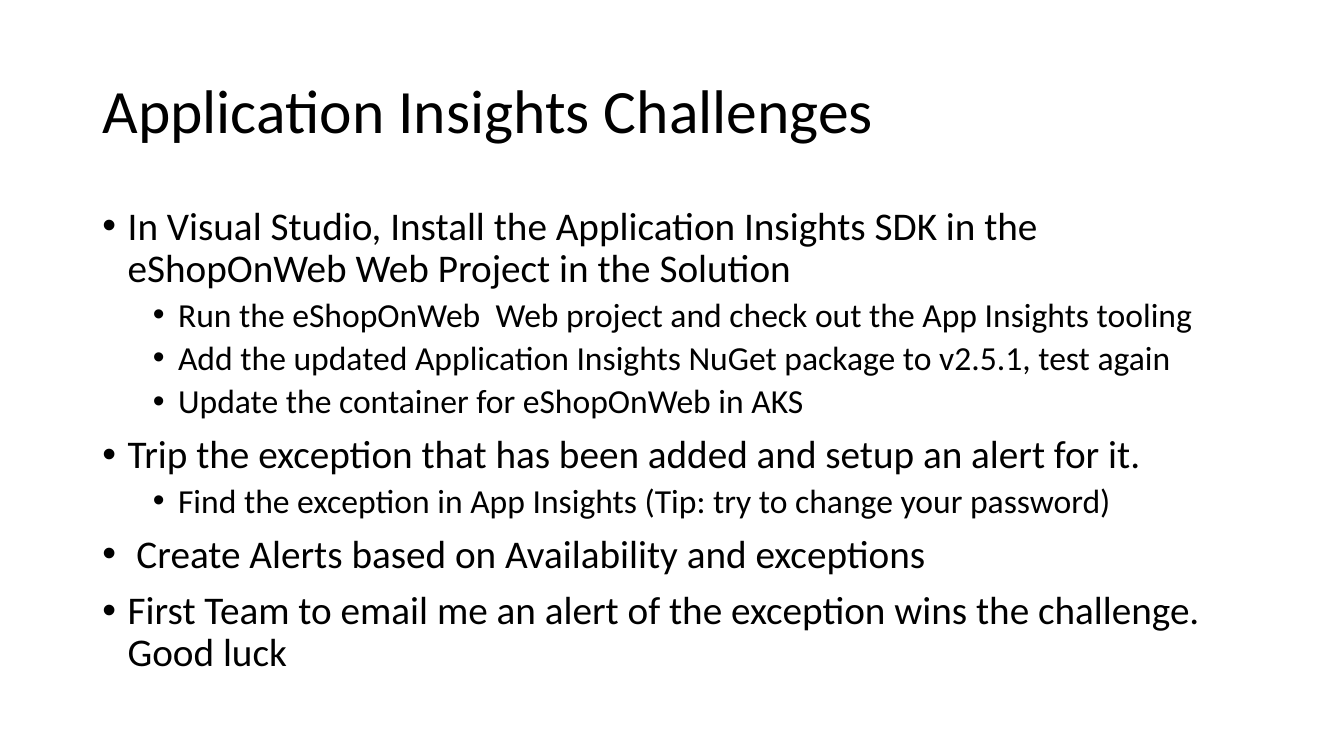
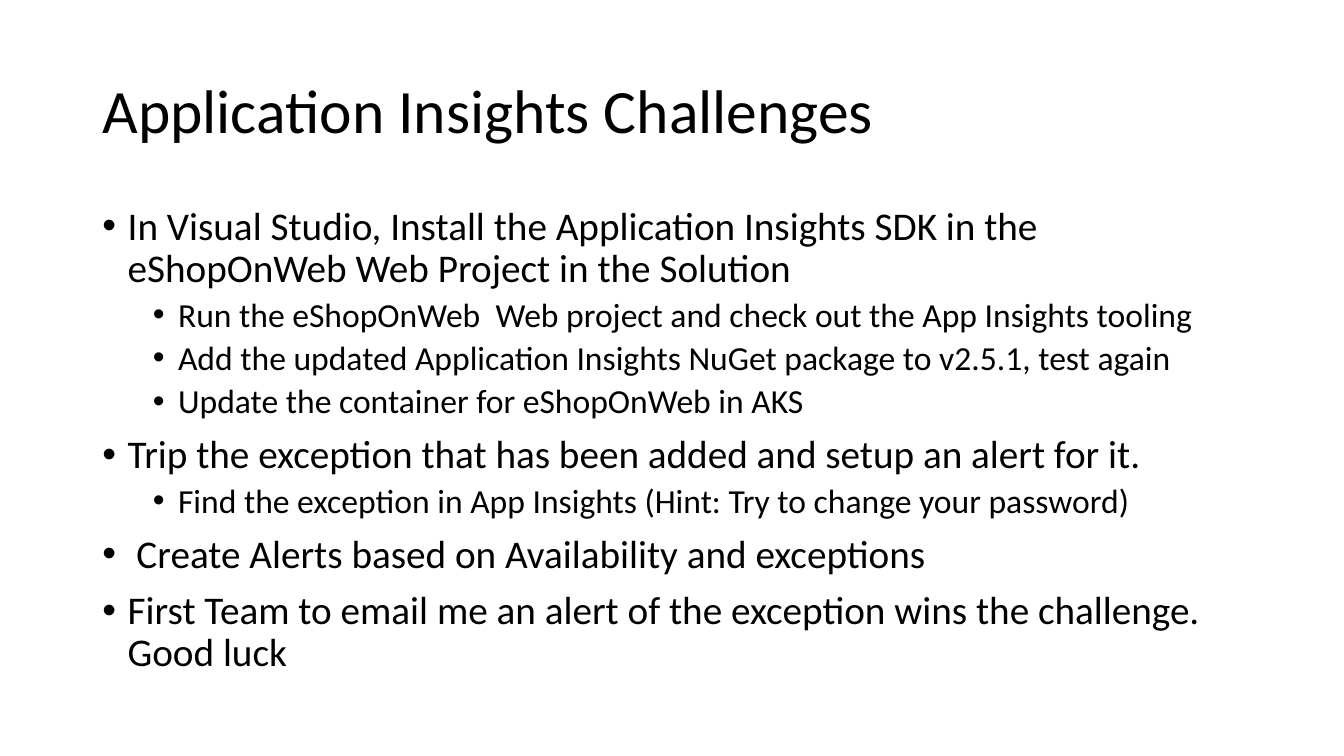
Before and after one commit to rkuehfus/pre-ready-2019-H1, a slide deck: slide 8 of Student/Guides/Challenges.pptx. Drawn at 1344x756 pixels with LibreOffice and Linux fonts; fonts in the diff are those of the drawing. Boxes give left, top, right and bottom in pixels: in the first picture for what was removed or moved away, otherwise in the second. Text is boxed around its words. In the diff, an @@ line names an element or a change of style, - is before the commit and + after.

```diff
--- a/Student/Guides/Challenges.pptx
+++ b/Student/Guides/Challenges.pptx
@@ text at box(178, 488, 1129, 519): text changed @@
-  • Find the exception in App Insights (Tip: try to change your password)
+  • Find the exception in App Insights (Hint: Try to change your password)
```
Also in this commit, not shown: 2 other slides changed, 10 other files.
